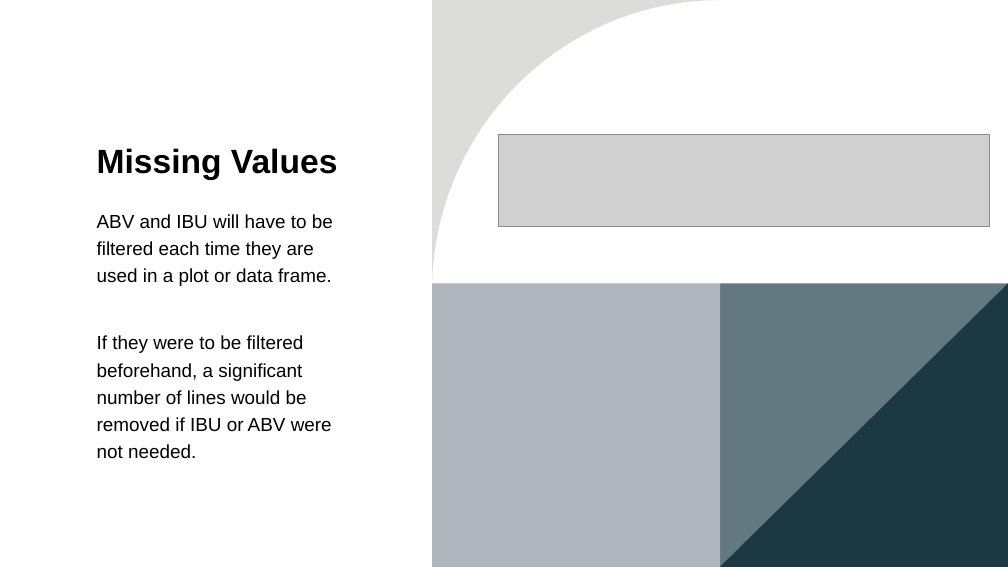
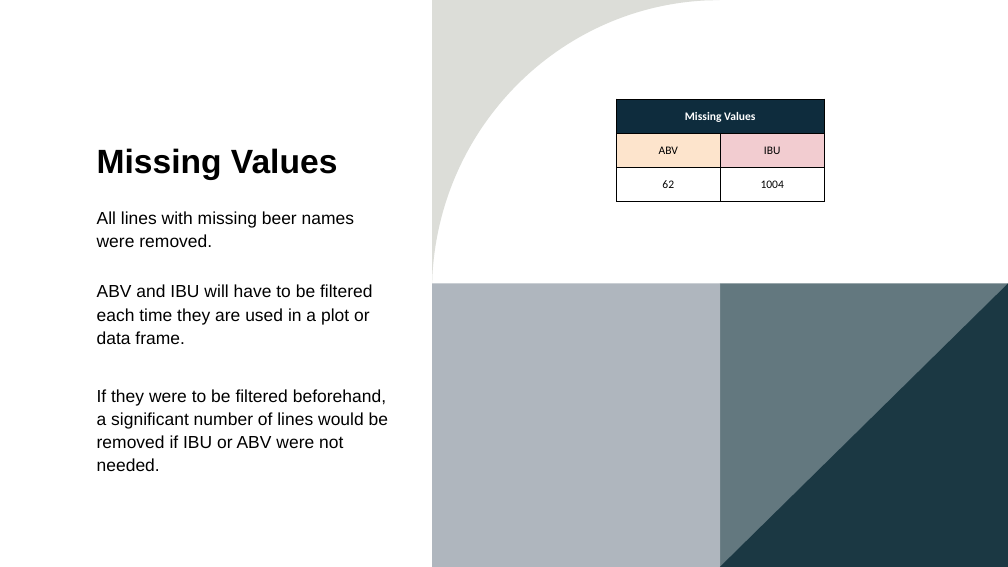
Before and after one commit to cdholmes11/DDS-Project-1, a slide deck: slide 3 of DDS_Project_1_Presentation_Dane.pptx. Drawn at 1008x567 pixels with LibreOffice and Linux fonts; fonts in the diff are those of the drawing; grey boxes stand for pictures. Boxes give left, top, right and bottom in pixels: in the first picture for what was removed or moved away, otherwise in the second. Text is boxed around its words. In the diff, an @@ line names an element or a change of style, - is before the commit and + after.

```diff
--- a/DDS_Project_1_Presentation_Dane.pptx
+++ b/DDS_Project_1_Presentation_Dane.pptx
@@ table added at (x1=616, y1=99, x2=823, y2=201), 3 rows, 2 columns @@
+Missing Values | 
+ABV | IBU
+62 | 1004
@@ picture removed at (x1=498, y1=134, x2=990, y2=227) @@
@@ text at (x1=97, y1=211, x2=354, y2=247): paragraph added @@
+All lines with missing beer names were removed.
@@ text at (x1=97, y1=284, x2=388, y2=471): size 18 to 16.6 pt in "ABV and IBU will have to be ...", "If they were to be filtered beforehand, ..."; line spacing 1.2 to 1.1 @@
```
Also in this commit, not shown: 7 other slides changed, 6 slides added, 4 slides removed, 1 other file.
